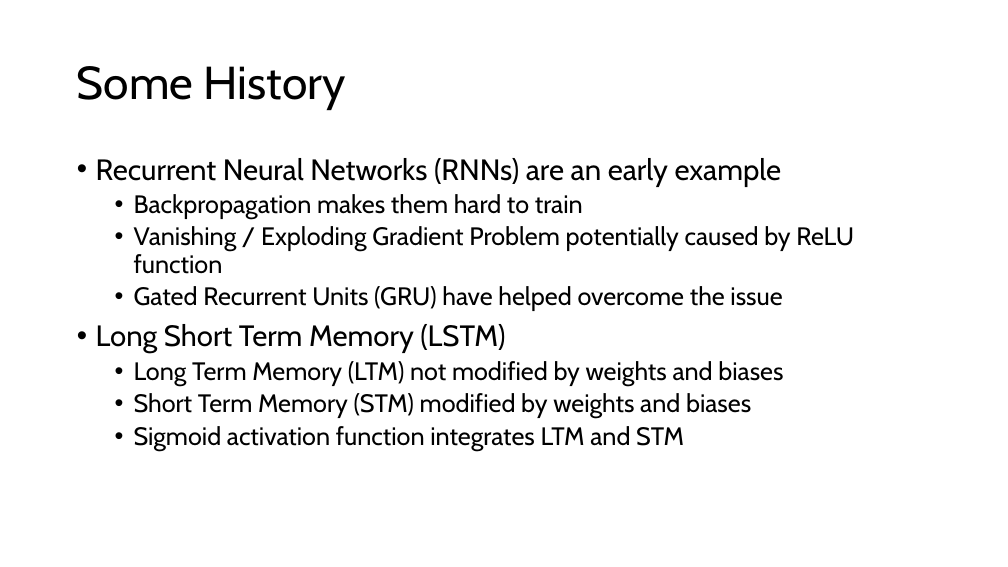
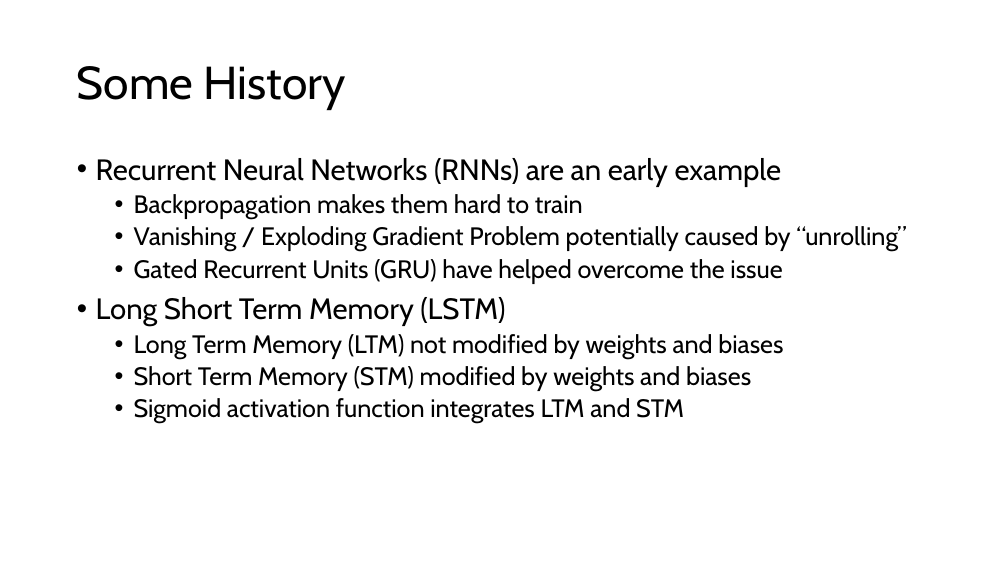
Before and after one commit to gvplacencia/nlp, a slide deck: slide 5 of Seq2Seq.pptx. Drawn at 1008x567 pixels with LibreOffice and Linux fonts; fonts in the diff are those of the drawing. Boxes give left, top, right and bottom in pixels: in the first picture for what was removed or moved away, otherwise in the second. Text is boxed around its words. In the diff, an @@ line names an element or a change of style, - is before the commit and + after.

```diff
--- a/Seq2Seq.pptx
+++ b/Seq2Seq.pptx
@@ text at [134,226,906,252]: text changed @@
-  • Vanishing / Exploding Gradient Problem potentially caused by ReLU function
+  • Vanishing / Exploding Gradient Problem potentially caused by “unrolling”
```
Also in this commit, not shown: 4 other slides changed, 8 slides added.
